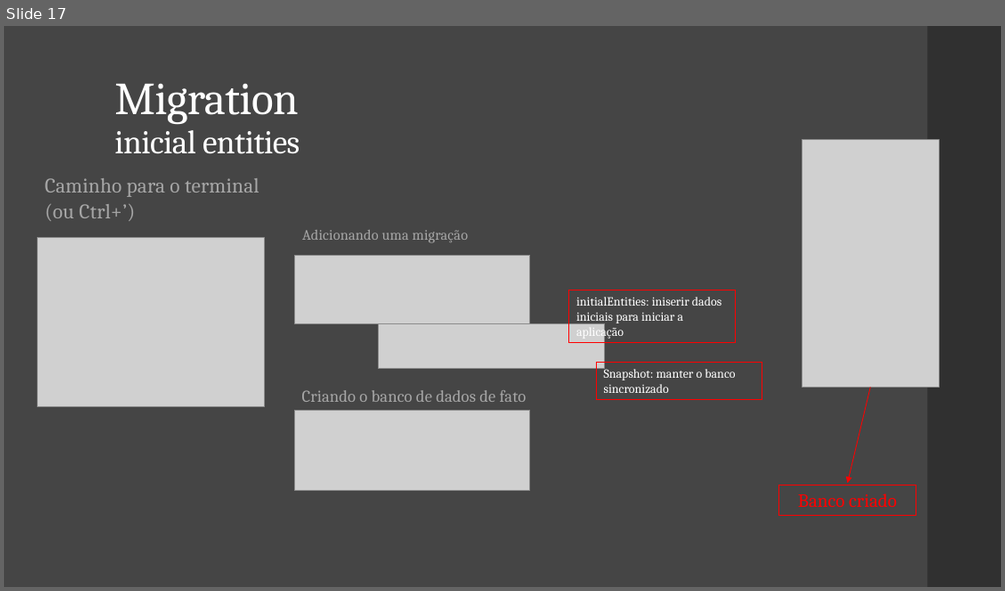
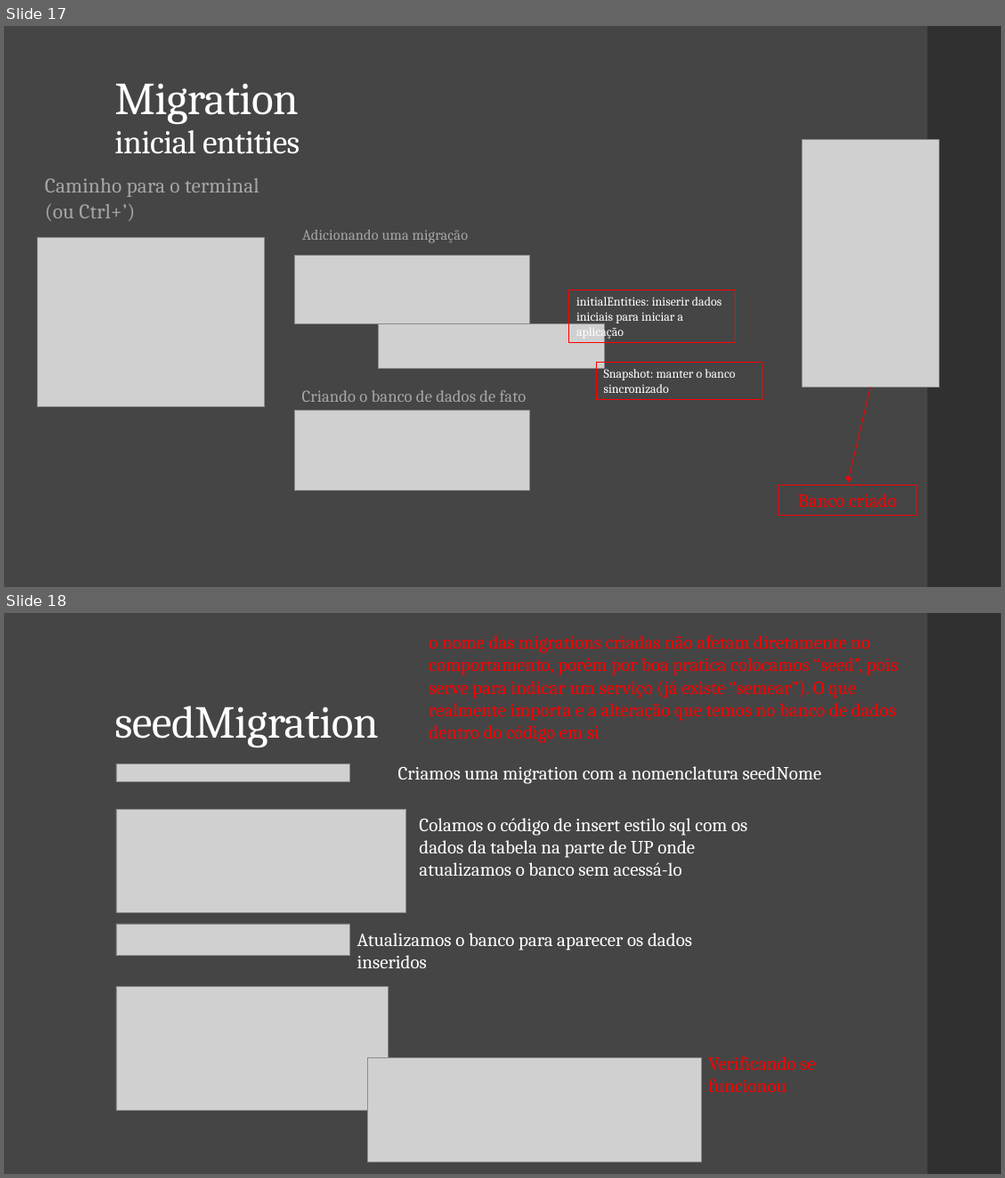
Before and after one commit to Filipe-Alexandre/TIPI04, a slide deck: aulas/saida-02-Back-end/Csharp/DocumentacaoMVC.pptx. Shown one above the other, each under a label of ours: slide 17 before the commit, slides 17 and 18 after it. The pictures are 1005x591 and 1005x1178 pixels, drawn with LibreOffice and Linux fonts; fonts in the diff are those of the drawing; grey boxes stand for pictures. Boxes give left, top, right and bottom in pixels: in the first picture for what was removed or moved away, otherwise in the second. Text is boxed around its words. In the diff, an @@ line names an element or a change of style, - is before the commit and + after.

```diff
--- a/aulas/saida-02-Back-end/Csharp/DocumentacaoMVC.pptx
+++ b/aulas/saida-02-Back-end/Csharp/DocumentacaoMVC.pptx
@@ slide 18 added at [4,613,1001,1174], background #454545; not listed: 1 template element that a slide beside it also shows @@
@@ text added at [429,635,898,743], 18 pt, text #FF0000 @@
+o nome das migrations criadas não afetam diretamente no comportamento, porém por boa pratica colocamos “seed”, pois serve para indicar um serviço (já existe “semear”). O que realmente importa e a alteração que temos no banco de dados dentro do código em si
@@ title added at [114,706,378,747], 44 pt, text #FFFFFF @@
+seedMigration
@@ picture added at [116,764,349,782] @@
@@ text added at [398,766,822,784], 18 pt, text #FFFFFF @@
+Criamos uma migration com a nomenclatura seedNome
@@ picture added at [116,809,406,912] @@
@@ text added at [419,818,747,876], 18 pt, text #FFFFFF @@
+Colamos o código de insert estilo sql com os dados da tabela na parte de UP onde atualizamos o banco sem acessá-lo
@@ picture added at [116,924,349,956] @@
@@ text added at [357,933,692,968], 18 pt, text #FFFFFF @@
+Atualizamos o banco para aparecer os dados inseridos
@@ picture added at [116,986,388,1111] @@
@@ picture added at [367,1058,701,1163] @@
@@ text added at [708,1056,815,1092], 18 pt, text #FF0000 @@
+Verificando se funcionou
```
Also in this commit, not shown: 12 other slides added.
